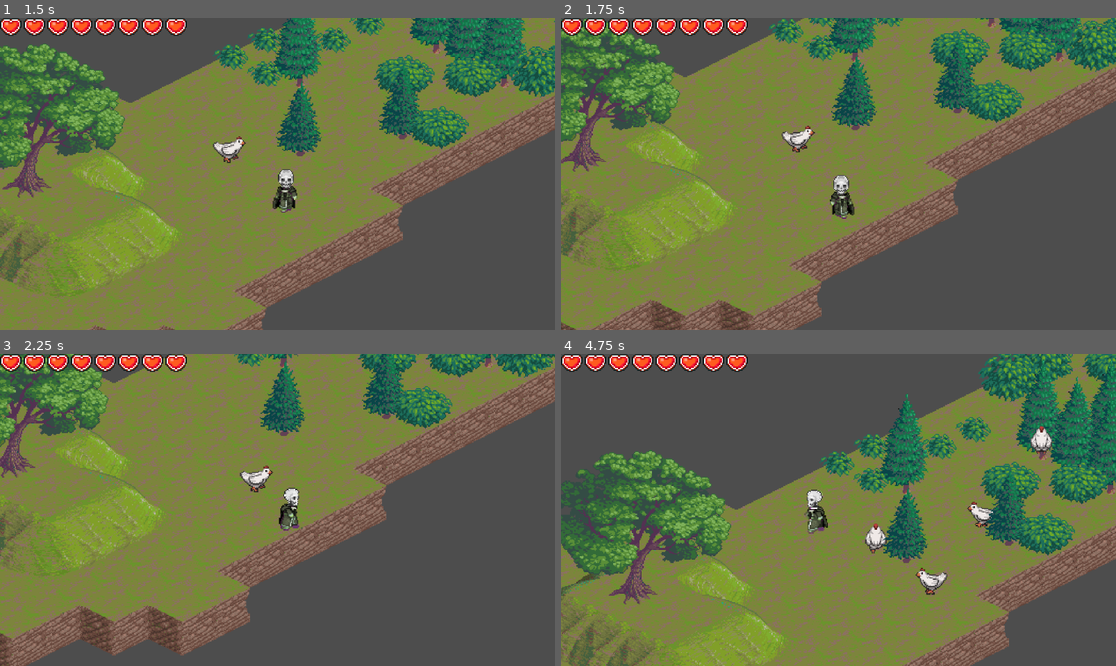
Above: before the commit, frames 1-4 (two rows, left to right).
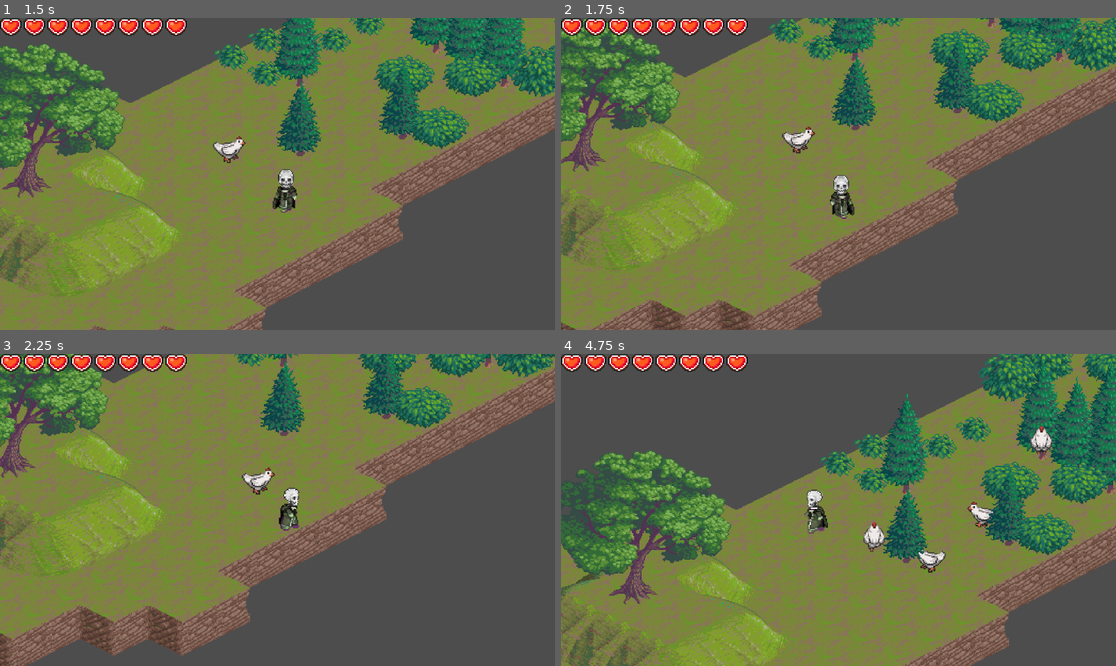
Above: after the commit, the same moments.

Repository: XMNNguyen/ECS179
Game: Godot game, scene res://Scenes/world.tscn
Two runs of this game, one before a commit and one after it. Both use one fixed random seed, a clock stepped at 60 frames per second and the inputs below.
Inputs:
- Up to frame 1 (1.5 s): tap Enter at 0.5 s; hold D (right) 0.53-1.28 s; hold S (down) from 1.28 s (still down)
- Up to frame 2 (1.75 s): keep holding S (down)
- Up to frame 3 (2.25 s): release S (down) at 2.03 s; hold D (right) from 2.03 s (still down)
- Up to frame 4 (4.75 s): release D (right) at 2.78 s; hold W (up) 2.78-3.53 s; hold A (left) from 3.53 s (still down)

Frame 1 is identical in both runs. In frame 2, 0.2% of the frame differs, in the area x 39-46%, y 34-44%; in frame 3, 0.3%; in frame 4, 0.7%, in the area x 54-70%, y 53-78%.

Commit message:
adjusted chicken stats

Diff:
--- a/ecs179_project/Scripts/Enemies/chicken.gd
+++ b/ecs179_project/Scripts/Enemies/chicken.gd
@@ -92,7 +92,7 @@
 func peck_attack() -> void:
 		if !_pecking:
 			var target_direction: Vector2 = (target.global_position - global_position).normalized()
-			velocity = target_direction * 220
+			velocity = target_direction * 230
 			_pecking = true
 			move_and_slide()
 		elif _pecking && abs(velocity) >= Vector2(10, 10):
--- a/ecs179_project/Scripts/Enemies/enemy.gd
+++ b/ecs179_project/Scripts/Enemies/enemy.gd
@@ -5,7 +5,7 @@
 var level: float = 1
 var max_health: float = 10
 var defense: float = 10
-var base_damage: float = 10
+var base_damage: float = 1
 var base_speed: float = 10
 var base_atk_speed: float = 10
 var target: Player
Not shown: 2 places in ecs179_project/Scenes/Enemies/test_enemy.tscn that only renumber resources
